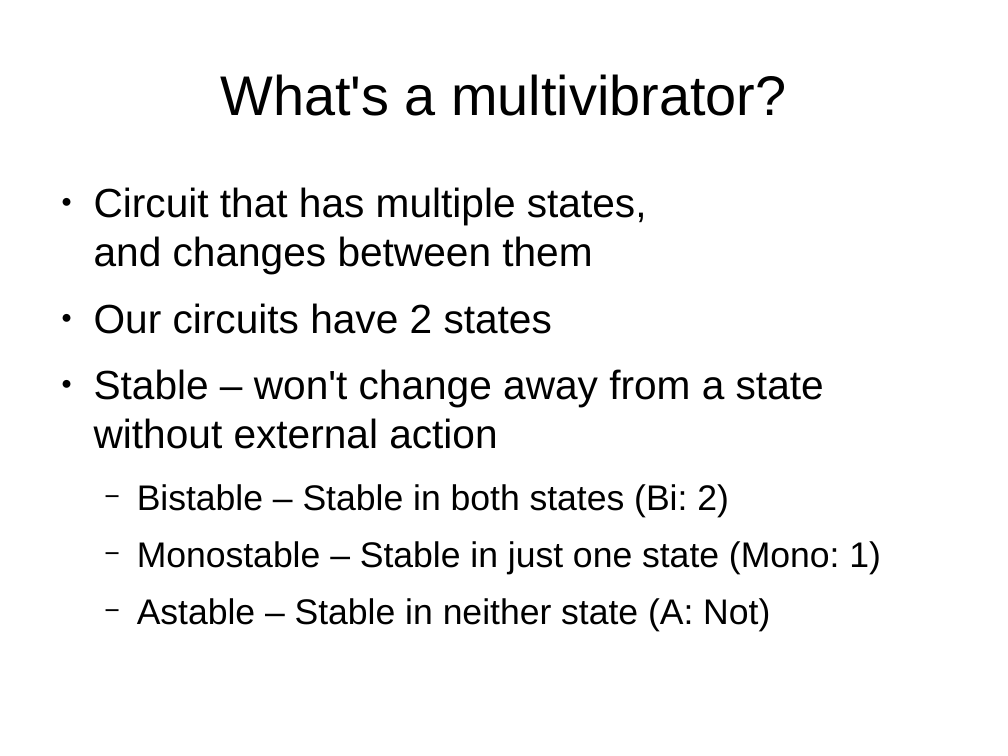
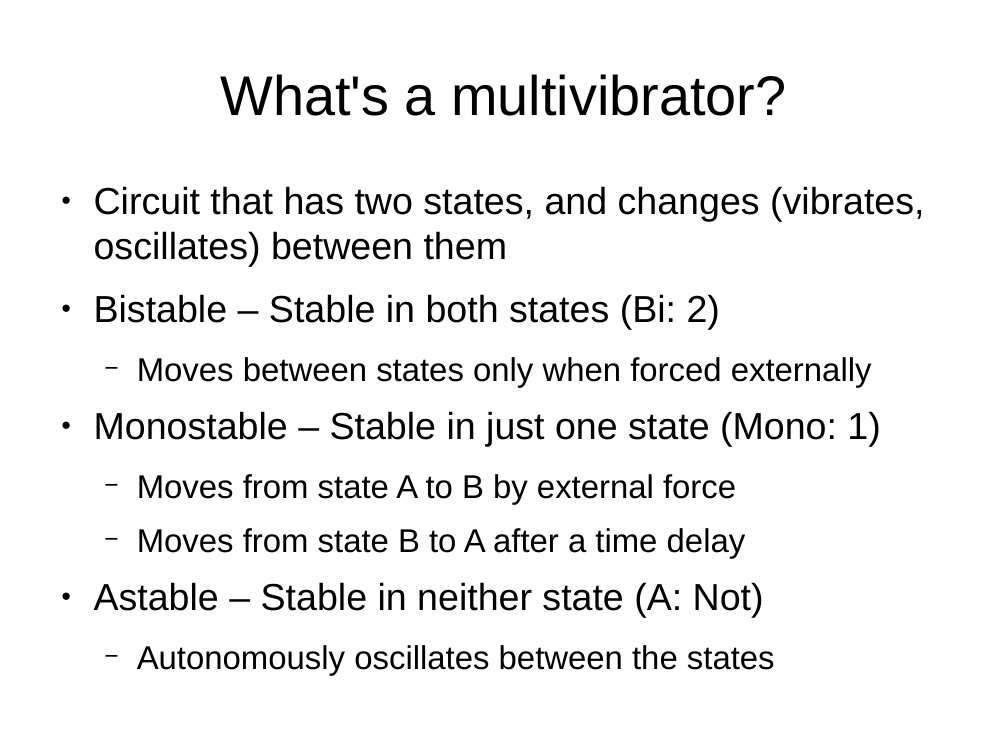
Before and after one commit to swarren/presentations, a slide deck: slide 3 of lcs-multivibrators/lcs-multivibrators.odp. Drawn at 1008x756 pixels with LibreOffice and Linux fonts; fonts in the diff are those of the drawing; background and template pictures are left out. Boxes give left, top, right and bottom in pixels: in the first picture for what was removed or moved away, otherwise in the second. Text is boxed around its words. In the diff, an @@ line names an element or a change of style, - is before the commit and + after.

Commit message:
multivibrators presentation: flesh almost everything out
Might consider interspersing circuit building with explanation.

```diff
--- a/lcs-multivibrators/lcs-multivibrators.odp
+++ b/lcs-multivibrators/lcs-multivibrators.odp
@@ text at (94,186,924,618): paragraph added @@
+  − Autonomously oscillates between the states
@@ text at (94,186,924,267): text changed; size 32 to 29.6 pt @@
-● Circuit that has multiple states,
-  and changes between them
-● Our circuits have 2 states
-● Stable – won't change away from a state
-  without external action
+● Circuit that has two states, and changes (vibrates, oscillates) between them
@@ text at (94,294,880,618): size 28 to 29.6 pt in "Bistable – Stable in both states (Bi: ...", "Monostable – Stable in just one state ...", "Astable – Stable in neither state (A: ..."; bullet − to ●; list level 2 to 1 in "Bistable – Stable in both ..."; list level 2 to 1 in "Monostable – Stable in just ..."; list level 2 to 1 in "Astable – Stable in neither ..." @@
@@ text at (137,357,872,387): paragraph added @@
+  − Moves between states only when forced externally
@@ text at (137,474,746,558): paragraphs added @@
+  − Moves from state A to B by external force
+  − Moves from state B to A after a time delay
```
Also in this commit, not shown: 8 other slides changed, 28 slides added, 11 slides removed, 3 other files.
